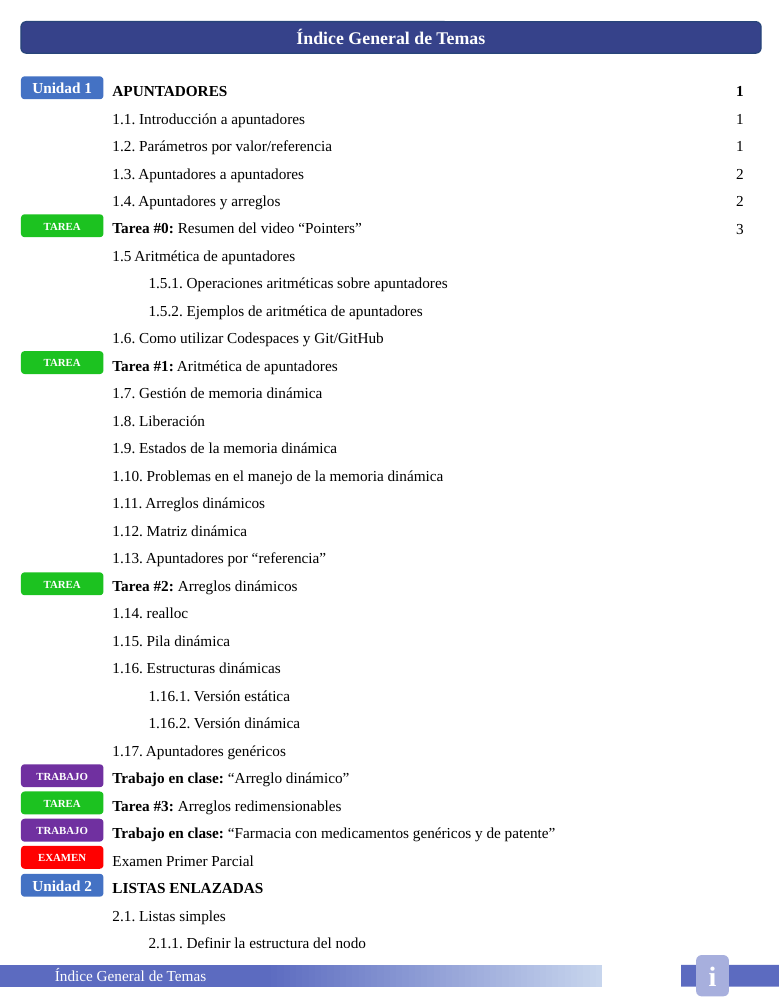
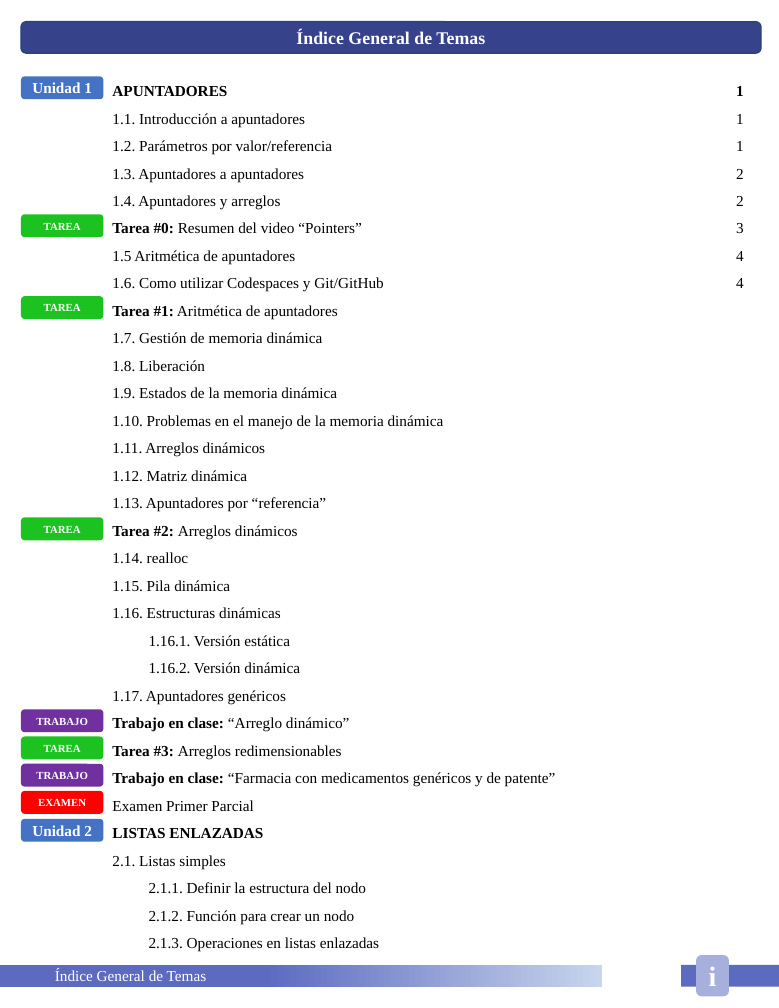
Before and after one commit to HugoEsparzaC/Libreta-Estructuras-II, a slide deck: slide 3 of Estructuras de Datos II.pptx. Drawn at 779x1008 pixels with LibreOffice and Linux fonts; fonts in the diff are those of the drawing. Boxes give left, top, right and bottom in pixels: in the first picture for what was removed or moved away, otherwise in the second. Text is boxed around its words. In the diff, an @@ line names an element or a change of style, - is before the commit and + after.

```diff
--- a/Estructuras de Datos II.pptx
+++ b/Estructuras de Datos II.pptx
@@ text at [736,251,744,288]: paragraphs added @@
+4
+4
@@ text at [149,277,448,320]: paragraphs removed @@
-1.5.1. Operaciones aritméticas sobre apuntadores
-1.5.2. Ejemplos de aritmética de apuntadores
@@ 7 rounded rectangles: place and size @@
-7 rounded rectangles at [21,351,104,897]
+7 rounded rectangles at [21,296,104,842]
@@ text at [149,910,379,952]: paragraphs added @@
+2.1.2. Función para crear un nodo
+2.1.3. Operaciones en listas enlazadas
```
Also in this commit, not shown: 2 other slides changed, 1 slide added, 1 other file.
